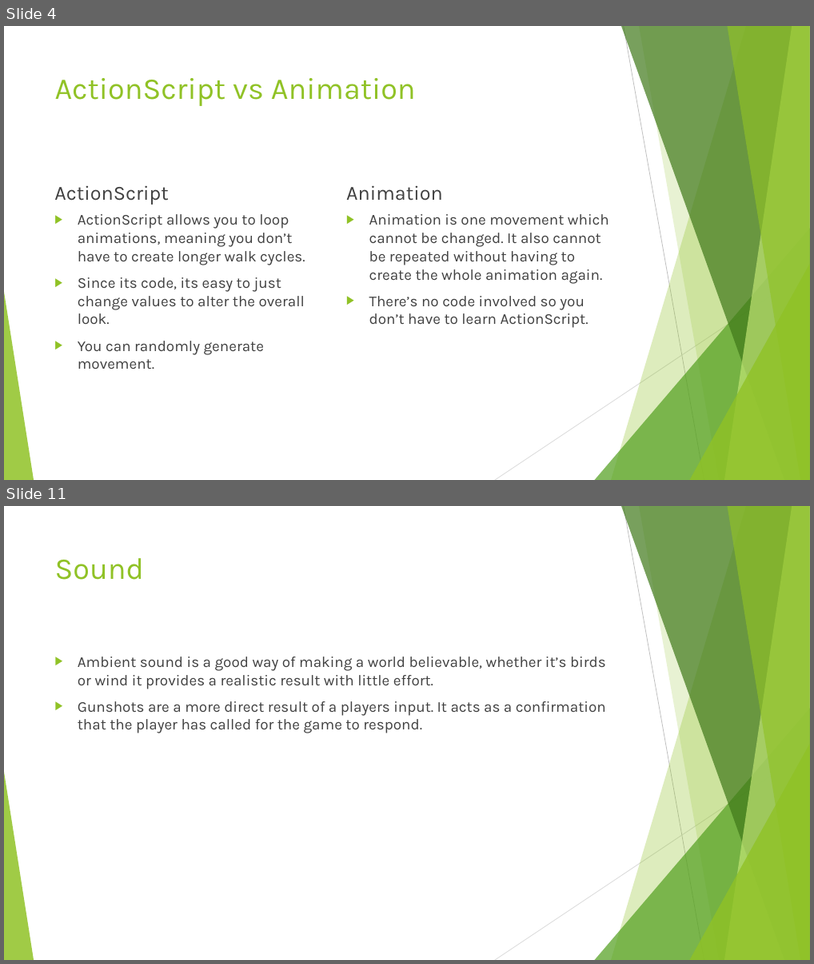
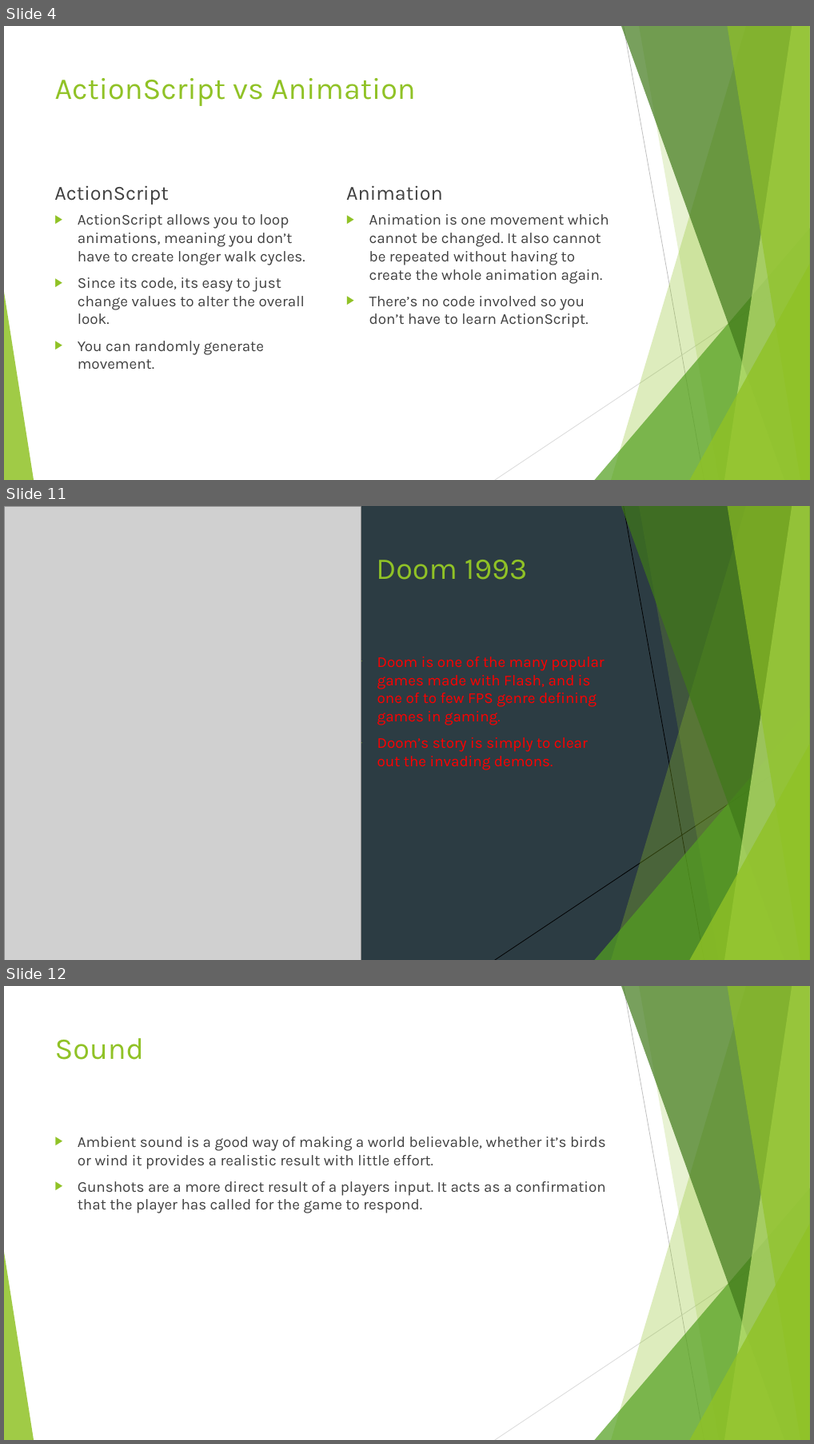
Before and after one commit to LewisMoltenPlanet/Collage-Work, a slide deck: Assignments/Flash For Computer Games.pptx. Shown one above the other, each under a label of ours: slides 4 and 11 before the commit, slides 4, 11 and 12 after it; the slides between them are not shown. The pictures are 814x964 and 814x1444 pixels, drawn with LibreOffice and Linux fonts; fonts in the diff are those of the drawing; grey boxes stand for pictures. Boxes give left, top, right and bottom in pixels: in the first picture for what was removed or moved away, otherwise in the second. Text is boxed around its words. In the diff, an @@ line names an element or a change of style, - is before the commit and + after.

```diff
--- a/Assignments/Flash For Computer Games.pptx
+++ b/Assignments/Flash For Computer Games.pptx
@@ slide 11 added at box(4, 506, 810, 960), background #2C3C43; not listed: 8 template elements that a slide beside it also shows @@
@@ picture added at box(4, 506, 361, 960) @@
@@ line added from (624, 506) to (705, 960), #000000 0.75 pt @@
@@ title added at box(376, 560, 528, 580), 36 pt, text #90C226 @@
+Doom 1993
@@ text added at box(378, 656, 604, 770), 18 pt, text #FF0000 @@
+▶ Doom is one of the many popular games made with Flash, and is one of to few FPS genre defining games in gaming.
+▶ Doom’s story is simply to clear out the invading demons.
@@ line added from (810, 750) to (495, 960), #000000 0.75 pt @@
@@ what was slide 11 is now slide 12 @@
```
Also in this commit, not shown: 6 slides changed, 1 other slide added.
